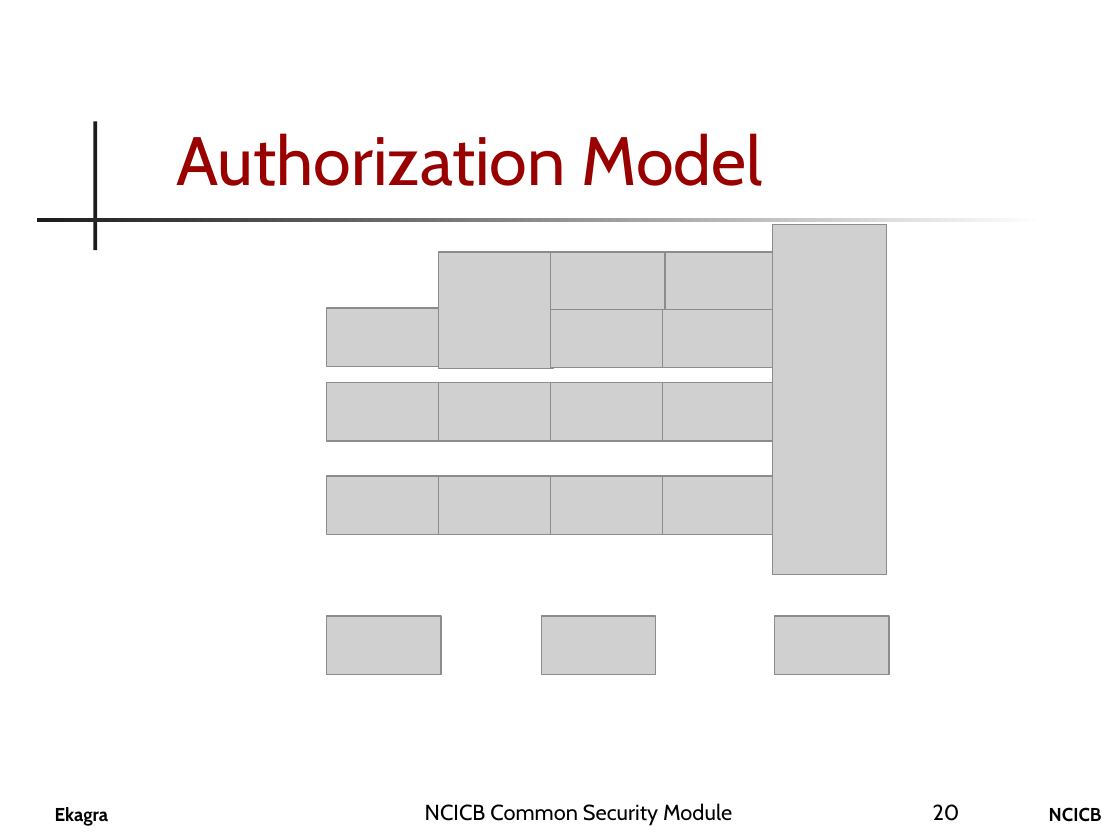
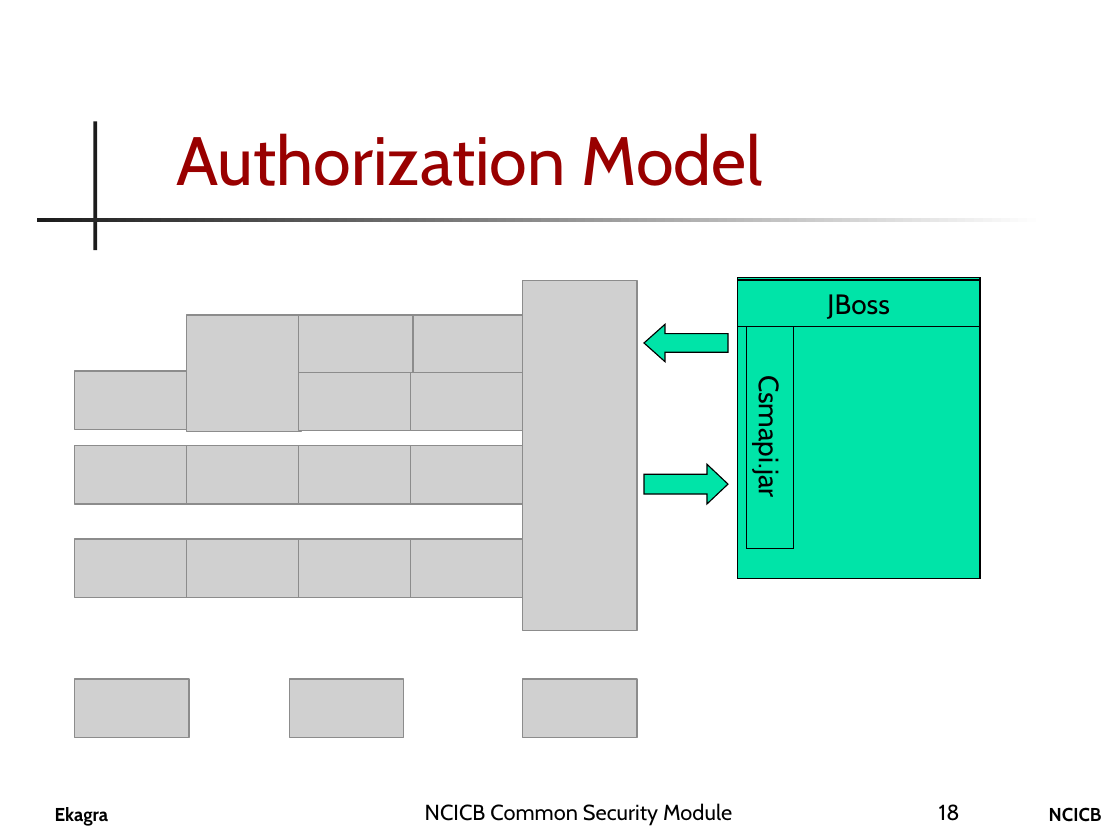
Before and after one commit to CBIIT/common-security-module-docs, a slide deck: slide 18 of CSM_Presentation.ppt (slide 20 before the commit). Drawn at 1120x840 pixels with LibreOffice and Linux fonts; fonts in the diff are those of the drawing; grey boxes stand for pictures; background and template pictures are left out. Boxes give left, top, right and bottom in pixels: in the first picture for what was removed or moved away, otherwise in the second. Text is boxed around its words. In the diff, an @@ line names an element or a change of style, - is before the commit and + after.

```diff
--- a/CSM_Presentation.ppt
+++ b/CSM_Presentation.ppt
@@ picture: place and size @@
-picture at [551,383,665,441]
+picture at [523,280,637,631]
@@ rectangle added at [737,278,980,579], fill #00E4A8, outline #000000 0.74 pt @@
@@ rectangle added at [737,280,980,327], fill #00E4A8, outline #000000 0.74 pt, 18 pt, text #000000 @@
+JBoss
@@ picture: place and size @@
-picture at [663,383,777,441]
+picture at [187,315,301,431]
@@ picture: place and size @@
-picture at [327,308,441,366]
+picture at [299,315,413,373]
@@ picture: place and size @@
-picture at [439,252,553,368]
+picture at [413,315,528,373]
@@ left arrow added at [644,325,728,362], fill #00E4A8, outline #000000 0.74 pt @@
@@ rectangle added at [747,325,794,549], fill #00E4A8, outline #000000 0.74 pt, 18 pt, text #000000 @@
+Csmapi.jar
@@ picture: place and size @@
-picture at [551,252,665,310]
+picture at [75,371,189,429]
@@ picture: place and size @@
-picture at [327,383,441,441]
+picture at [299,373,413,431]
@@ picture: place and size @@
-picture at [439,383,553,441]
+picture at [411,373,525,431]
@@ picture: place and size @@
-picture at [551,309,665,367]
+picture at [75,446,189,504]
@@ picture: place and size @@
-picture at [663,476,777,534]
+picture at [187,446,301,504]
@@ picture: place and size @@
-picture at [327,476,441,534]
+picture at [299,446,413,504]
@@ picture: place and size @@
-picture at [439,476,553,534]
+picture at [411,446,525,504]
@@ right arrow added at [644,465,728,504], fill #00E4A8, outline #000000 0.74 pt @@
@@ picture: place and size @@
-picture at [665,252,780,310]
+picture at [75,539,189,597]
@@ picture: place and size @@
-picture at [772,224,886,575]
+picture at [187,539,301,597]
@@ picture: place and size @@
-picture at [775,616,889,674]
+picture at [299,539,413,597]
@@ picture: place and size @@
-picture at [551,476,665,534]
+picture at [411,539,525,597]
@@ picture: place and size @@
-picture at [663,309,777,367]
+picture at [75,679,189,737]
@@ picture: place and size @@
-picture at [327,616,441,674]
+picture at [289,679,403,737]
@@ picture: place and size @@
-picture at [541,616,655,674]
+picture at [523,679,637,737]
@@ page number at [939,804,960,821]: text changed @@
-20
+18
```
Also in this commit, not shown: 15 other slides changed, 2 slides added.
